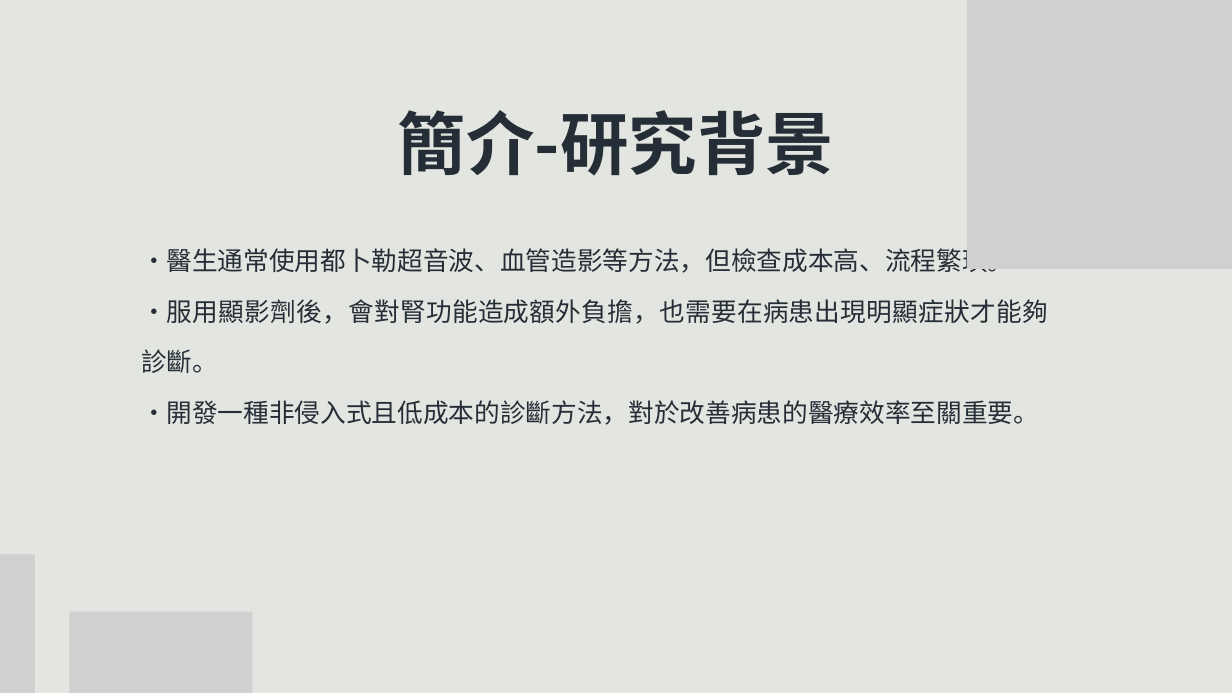
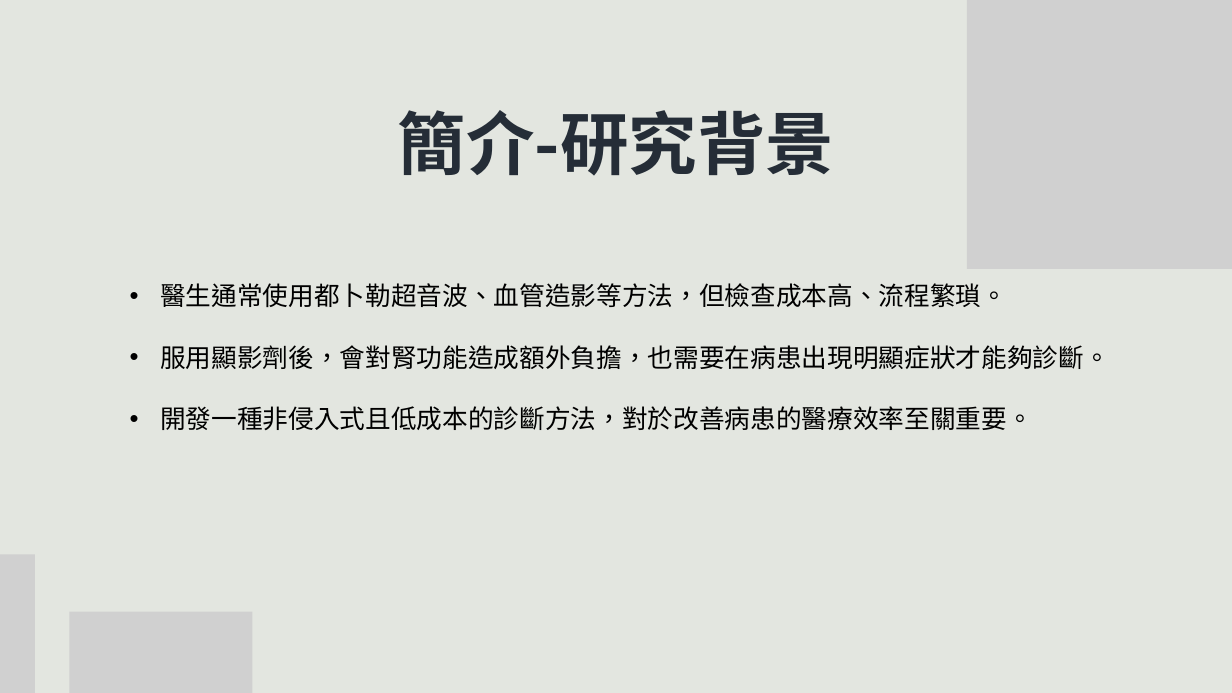
Before and after one commit to m11217045/PPG, a slide deck: slide 5 of 碩論/Ivory Black Simple Geometric Research Project Presentation.pptx. Drawn at 1232x693 pixels with LibreOffice and Linux fonts; fonts in the diff are those of the drawing; grey boxes stand for pictures. Boxes give left, top, right and bottom in pixels: in the first picture for what was removed or moved away, otherwise in the second. Text is boxed around its words. In the diff, an @@ line names an element or a change of style, - is before the commit and + after.

```diff
--- a/碩論/Ivory Black Simple Geometric Research Project Presentation.pptx
+++ b/碩論/Ivory Black Simple Geometric Research Project Presentation.pptx
@@ text at [160,283,1109,430]: text changed; text colour #252D37 to #000000 @@
-•醫生通常使用都卜勒超音波、血管造影等方法，但檢查成本高、流程繁瑣。
-•服用顯影劑後，會對腎功能造成額外負擔，也需要在病患出現明顯症狀才能夠診斷。
-•開發一種非侵入式且低成本的診斷方法，對於改善病患的醫療效率至關重要。
+• 醫生通常使用都卜勒超音波、血管造影等方法，但檢查成本高、流程繁瑣。
+• 服用顯影劑後，會對腎功能造成額外負擔，也需要在病患出現明顯症狀才能夠診斷。
+• 開發一種非侵入式且低成本的診斷方法，對於改善病患的醫療效率至關重要。
```
Also in this commit, not shown: 9 other slides changed, 36 slides added, 10 slides removed, 10 other files.
